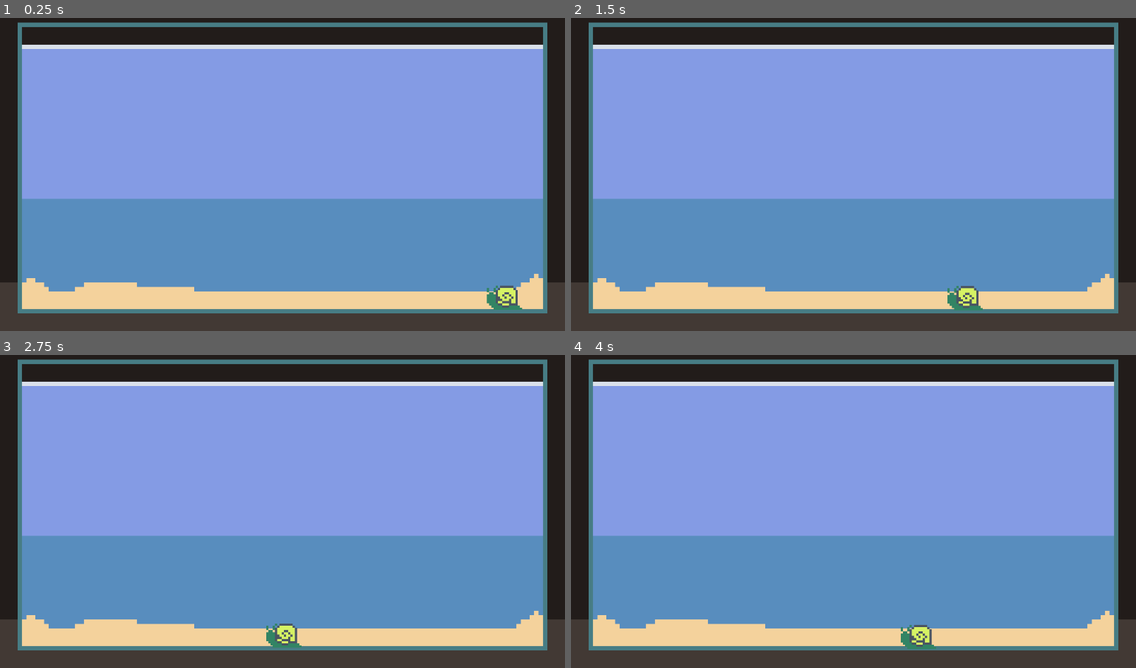
Above: before the commit, frames 1-4 (two rows, left to right).
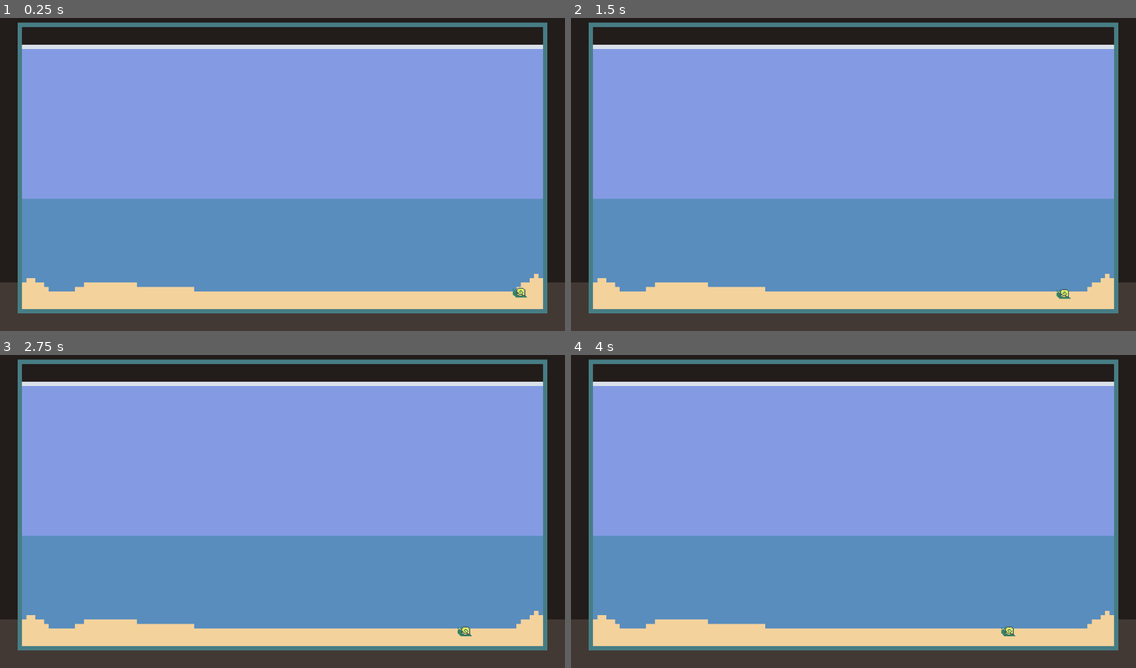
Above: after the commit, the same moments.

Repository: adrientremblay/ld56
Game: Godot game, scene res://scenes/game_screen.tscn
The game is run twice, just before and just after one commit, with the same random seed, the same clock (stepped at 60 frames per second) and the same inputs.
Inputs:
- Up to frame 1 (0.25 s): no input
- Up to frame 2 (1.5 s): no input
- Up to frame 3 (2.75 s): no input
- Up to frame 4 (4 s): no input

The runs differ from the first frame. In frame 1, 0.4% of the frame differs, in the area x 86-94%, y 85-94%; in frame 2, 0.4%, in the area x 66-89%, y 85-94%; in frame 3, 0.4%; in frame 4, 0.4%.

Commit message:
made the snail smaller and slower

Diff:
--- a/scenes/land_creature.tscn
+++ b/scenes/land_creature.tscn
@@ -4,23 +4,23 @@
 [ext_resource type="Script" path="res://scripts/land_creature.gd" id="1_x0mip"]
 
 [sub_resource type="CircleShape2D" id="CircleShape2D_71wsm"]
-radius = 34.0147
+radius = 15.0333
 
 [node name="LandCreature" type="CharacterBody2D"]
 script = ExtResource("1_x0mip")
 
 [node name="CollisionShape2D" type="CollisionShape2D" parent="."]
-position = Vector2(0, 10)
+position = Vector2(-1, 6)
 shape = SubResource("CircleShape2D_71wsm")
 
 [node name="Sprite2D" type="Sprite2D" parent="."]
-scale = Vector2(5, 5)
+scale = Vector2(2, 2)
 texture = ExtResource("1_ovnut")
 
 [node name="NavigationAgent2D" type="NavigationAgent2D" parent="."]
 
 [node name="IdlePositionTimer" type="Timer" parent="."]
-wait_time = 3.0
+wait_time = 10.0
 autostart = true
 
 [connection signal="timeout" from="IdlePositionTimer" to="." method="_on_idle_position_timer_timeout"]
--- a/scripts/land_creature.gd
+++ b/scripts/land_creature.gd
@@ -1,6 +1,6 @@
 extends CharacterBody2D
 
-var movement_speed: float = 200.0
+var movement_speed: float = 50.0
 var movement_target_position: Vector2 = Vector2(60.0,180.0)
 
 var IDLE_LAND_LEFT_VECTOR: Vector2 = Vector2(68.0, 638.0);
@@ -42,4 +42,3 @@
 	var r = randf()
 	var target_pos = (TARGET_POSITION_VECTOR * r) + IDLE_LAND_LEFT_VECTOR
 	set_movement_target(target_pos)
-	print("asdf")
